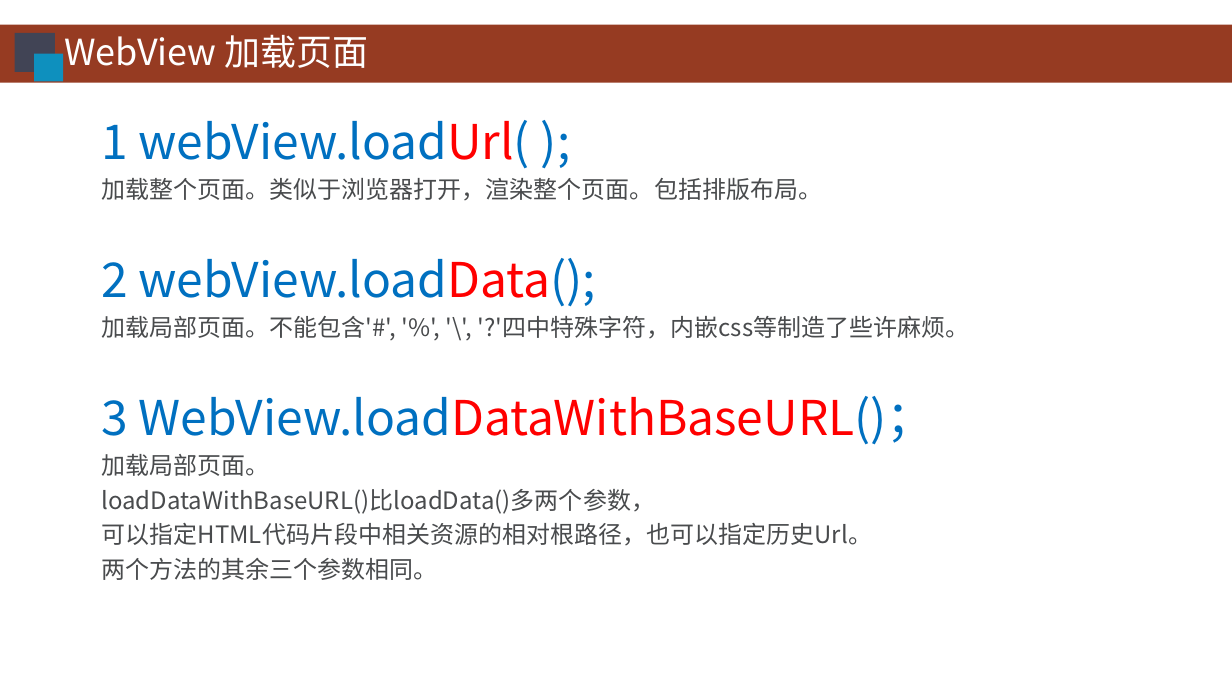
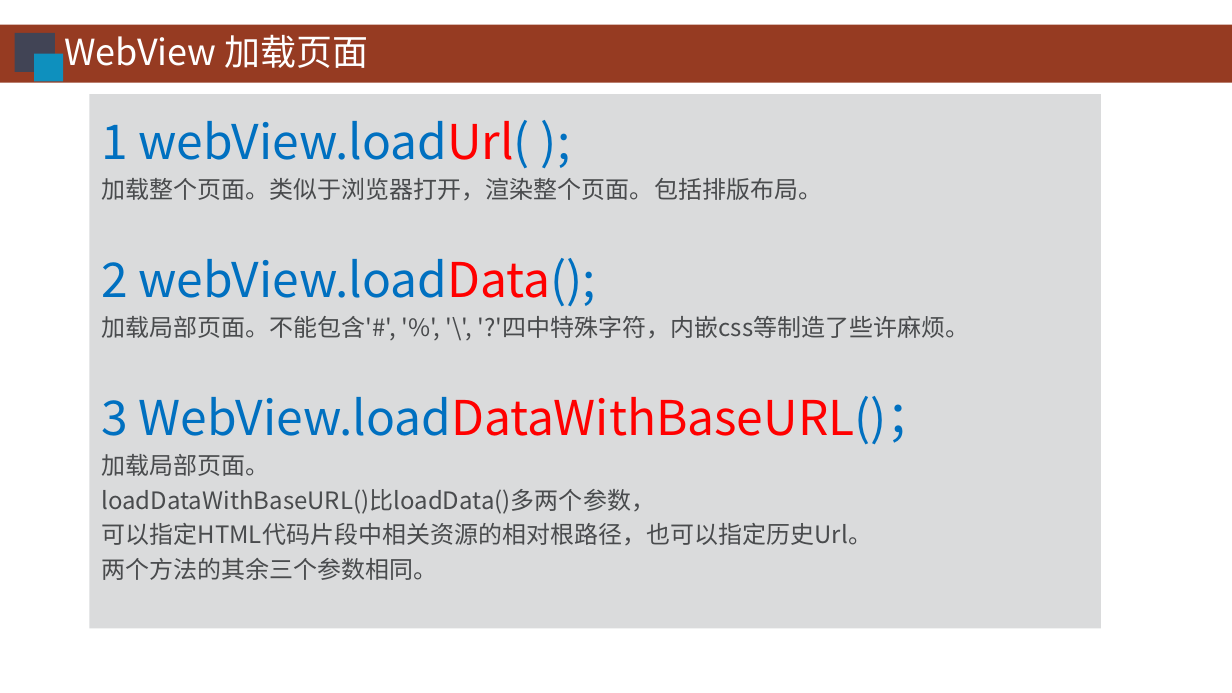
Before and after one commit to HBU/Android-PPT, a slide deck: slide 17 of 09.0 -- 网络通信 -- 第09章.pptx. Drawn at 1232x693 pixels with LibreOffice and Linux fonts; fonts in the diff are those of the drawing; background and template pictures are left out. Boxes give left, top, right and bottom in pixels: in the first picture for what was removed or moved away, otherwise in the second. Text is boxed around its words. In the diff, an @@ line names an element or a change of style, - is before the commit and + after.

```diff
--- a/09.0 -- 网络通信 -- 第09章.pptx
+++ b/09.0 -- 网络通信 -- 第09章.pptx
@@ rectangle "1 webView.loadUrl( );": place and size @@
-rectangle "1 webView.loadUrl( );" at (102, 120, 970, 580)
+rectangle "1 webView.loadUrl( );" at (90, 94, 1101, 628)
@@ rectangle "1 webView.loadUrl( );" at (90, 94, 1101, 628): fill none to #DADBDC @@
```
Also in this commit, not shown: 14 other slides changed, 2 other files.
